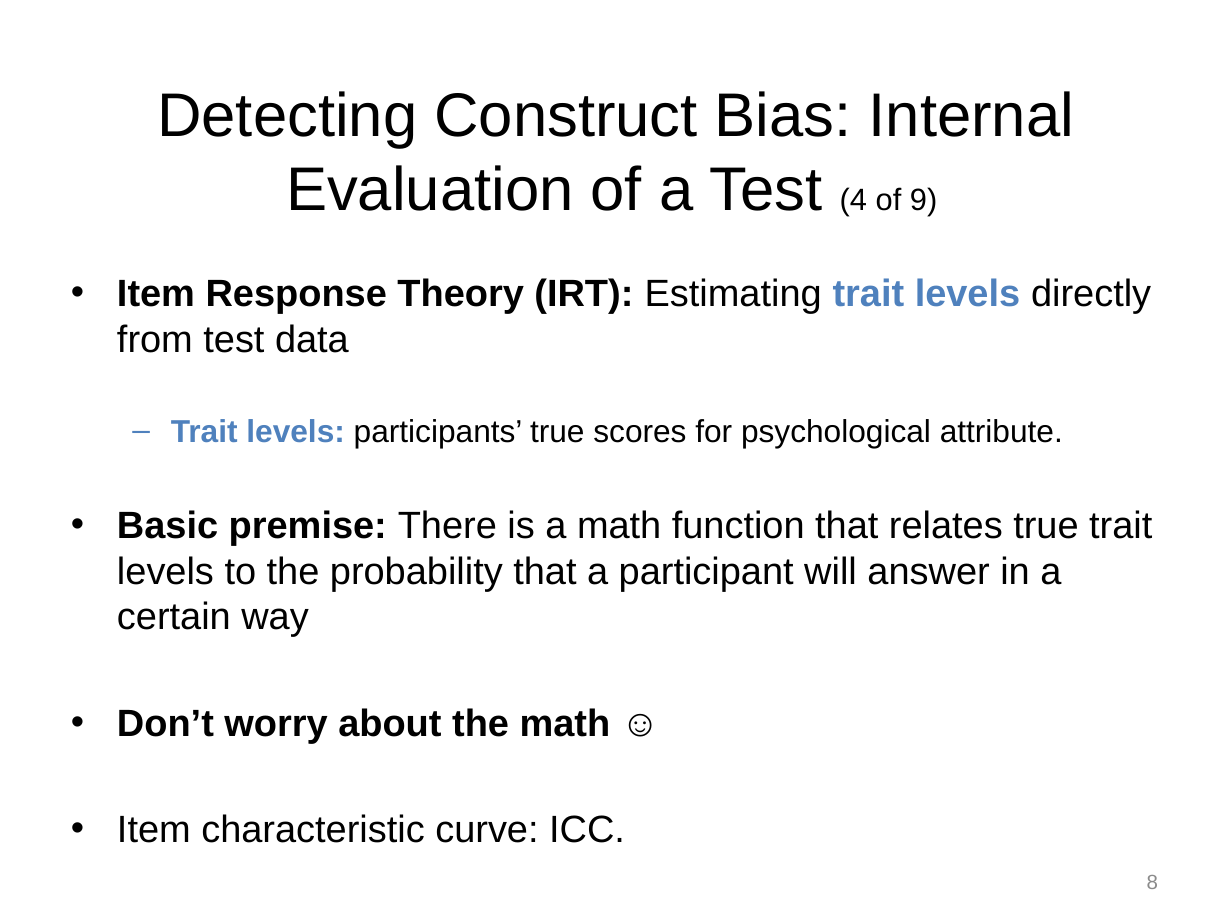
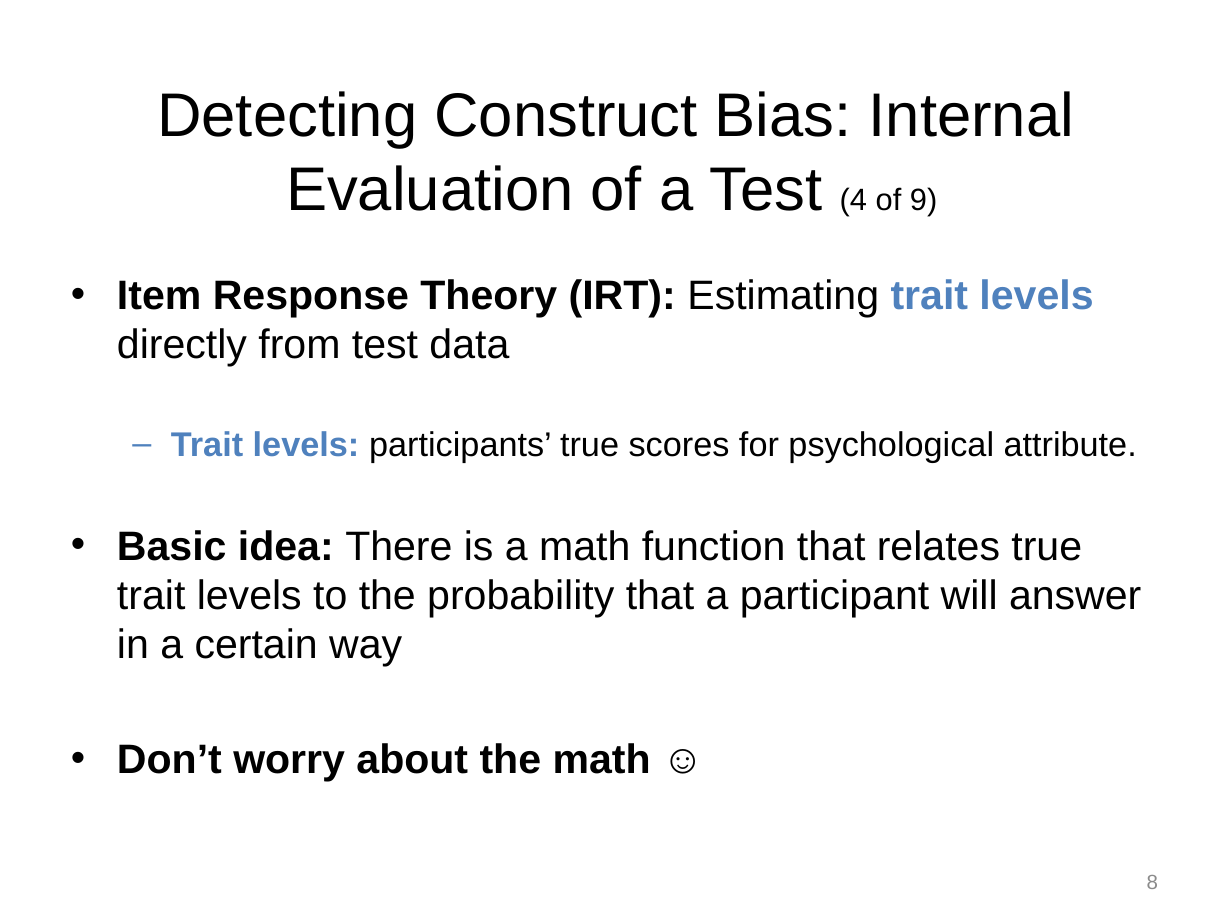
Before and after one commit to npm27/Teaching-Materials, a slide deck: slide 8 of Tests and Eval/Slides/10 Chapter 11.pptx. Drawn at 1232x924 pixels with LibreOffice and Linux fonts; fonts in the diff are those of the drawing. Boxes give left, top, right and bottom in pixels: in the first picture for what was removed or moved away, otherwise in the second. Text is boxed around its words. In the diff, an @@ line names an element or a change of style, - is before the commit and + after.

Commit message:
Update slides

```diff
--- a/Tests and Eval/Slides/10 Chapter 11.pptx
+++ b/Tests and Eval/Slides/10 Chapter 11.pptx
@@ text at <box>117,279,1141,782</box>: paragraph removed @@
-• Item characteristic curve: ICC.
@@ text at <box>117,279,1137,782</box>: size 22.2 to 24 pt in "Item Response Theory (IRT): Estimating trait levels ...", "Don’t worry about the math ☺"; size 18.5 to 20 pt in "Trait levels: participants’ true scores for psychological ..." @@
@@ text at <box>117,530,1141,667</box>: text changed; size 22.2 to 24 pt @@
-• Basic premise: There is a math function that relates true trait levels to the probability that a participant will answer in a certain way
+• Basic idea: There is a math function that relates true trait levels to the probability that a participant will answer in a certain way
```
Also in this commit, not shown: 6 other slides changed, 2 other files.
